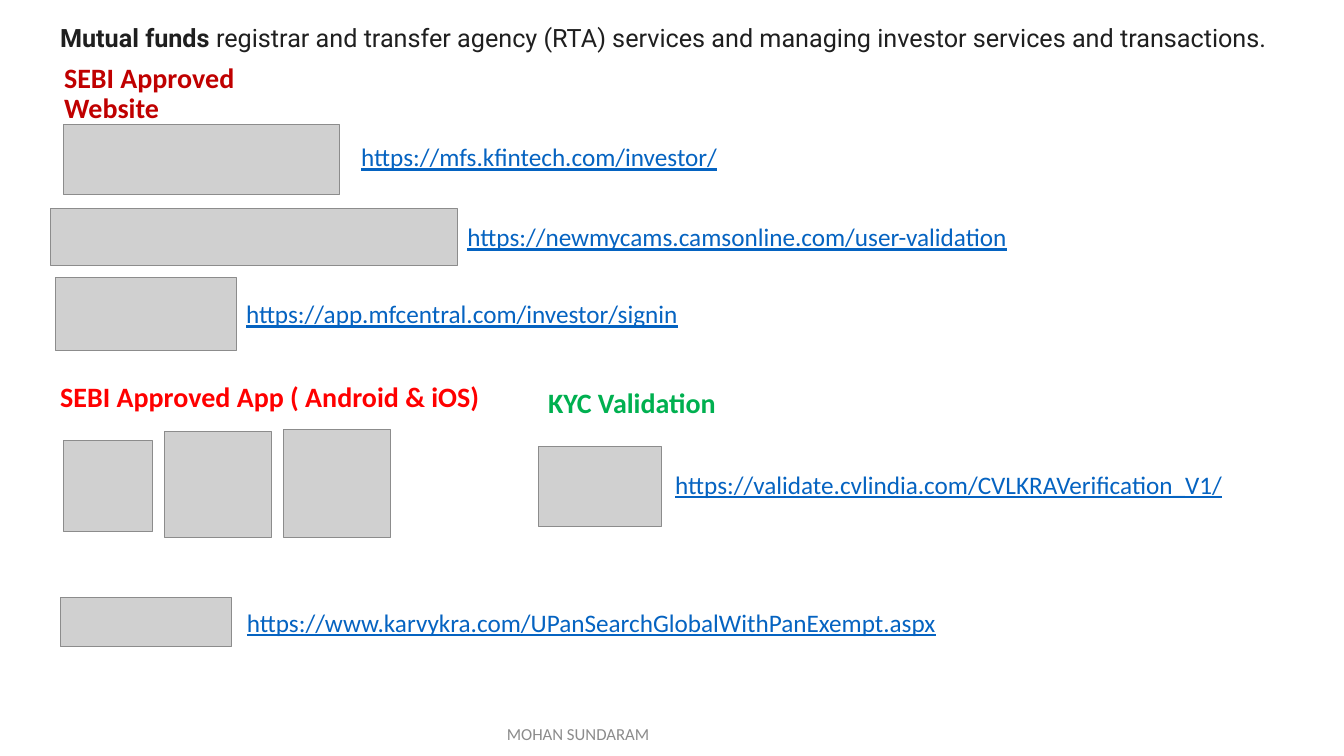
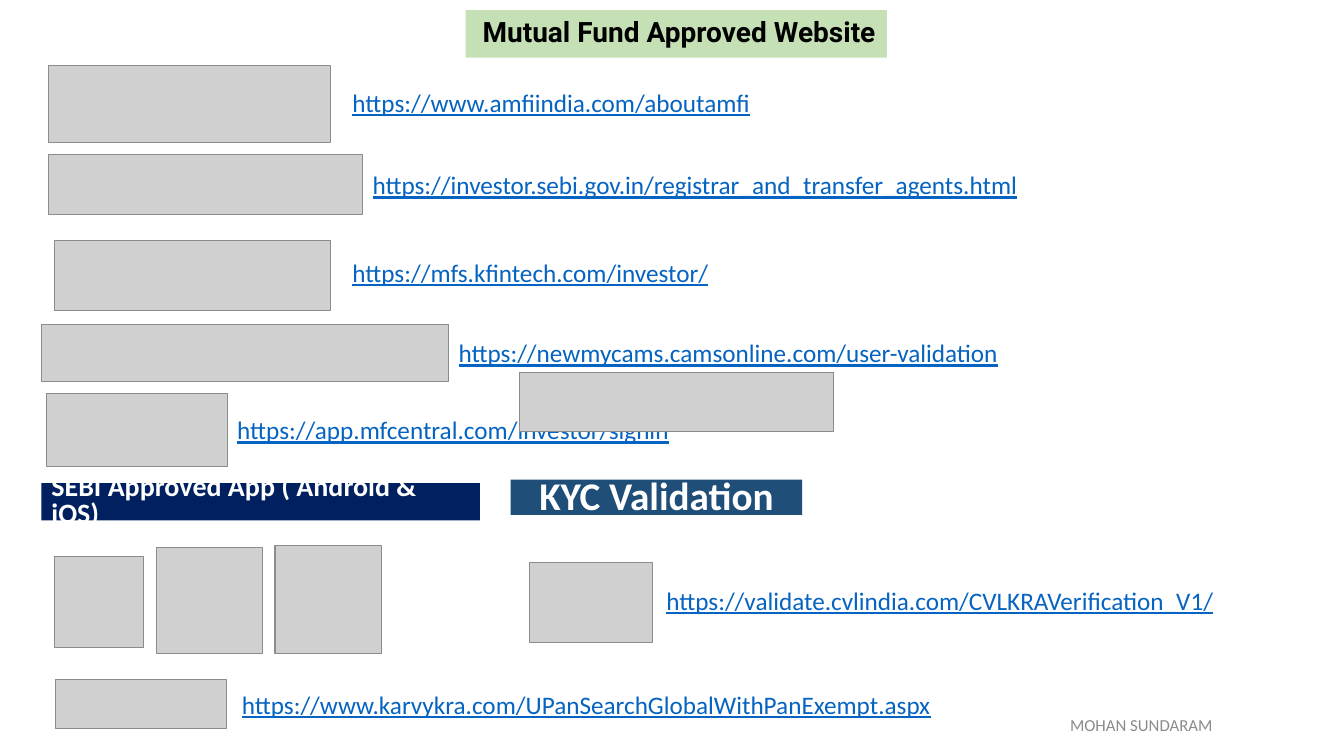
Before and after one commit to mohan4295work/Doc, a slide deck: slide 14 of Mutual Fund.pptx (slide 13 before the commit). Drawn at 1344x756 pixels with LibreOffice and Linux fonts; fonts in the diff are those of the drawing; grey boxes stand for pictures. Boxes give left, top, right and bottom in pixels: in the first picture for what was removed or moved away, otherwise in the second. Text is boxed around its words. In the diff, an @@ line names an element or a change of style, - is before the commit and + after.

Commit message:
Mutual Fund PPT
Mutual Fund

```diff
--- a/Mutual Fund.pptx
+++ b/Mutual Fund.pptx
@@ text removed at [60,27,1266,53] @@
-Mutual funds registrar and transfer agency (RTA) services and managing investor services and transactions.
@@ title "Mutual Fund Approved Website": place and size @@
-title "Mutual Fund Approved Website" at [64,68,234,125]
+title "Mutual Fund Approved Website" at [466,10,887,57]
@@ title "Mutual Fund Approved Website" at [466,10,887,57]: fill none to #C5E0B4 @@
@@ title at [483,21,876,48]: text changed; font Calibri to Roboto; text colour #C00000 to #000000 @@
-SEBI Approved Website
+Mutual Fund Approved Website
@@ picture added at [48,66,331,142] @@
@@ text added at [352,94,749,116], 18 pt, text #0563C1, underline @@
+https://www.amfiindia.com/aboutamfi
@@ picture added at [48,155,362,215] @@
@@ text added at [373,176,1017,199], 18 pt, text #0563C1, underline @@
+https://investor.sebi.gov.in/registrar_and_transfer_agents.html
@@ 7 pictures, 4 texts: place and size @@
-7 pictures, 4 texts at [50,125,1222,538]
+7 pictures, 4 texts at [41,241,1213,654]
@@ picture added at [519,372,833,432] @@
@@ rectangle "KYC Validation": place and size @@
-rectangle "KYC Validation" at [548,393,716,414]
+rectangle "KYC Validation" at [511,480,803,515]
@@ rectangle "KYC Validation" at [511,480,803,515]: size 20 to 28 pt, text colour #00B050 to #FFFFFF; alignment left to centre; fill none to #1F4E79 @@
@@ rectangle "SEBI Approved App ( Android ...": place and size @@
-rectangle "SEBI Approved App ( Android ..." at [60,386,479,412]
+rectangle "SEBI Approved App ( Android ..." at [41,483,480,520]
@@ rectangle "SEBI Approved App ( Android ..." at [41,483,480,520]: text colour #FF0000 to #FFFFFF; line spacing 0.9 to 0.8; fill none to #002060 @@
@@ picture: place and size @@
-picture at [60,598,232,647]
+picture at [55,680,227,729]
@@ text "https://www.karvykra.com/UPanSearchGlobalWithPanExempt.aspx": place and size @@
-text "https://www.karvykra.com/UPanSearchGlobalWithPanExempt.aspx" at [247,614,935,636]
+text "https://www.karvykra.com/UPanSearchGlobalWithPanExempt.aspx" at [242,696,930,718]
@@ text "MOHAN SUNDARAM": place and size @@
-text "MOHAN SUNDARAM" at [507,729,649,740]
+text "MOHAN SUNDARAM" at [1070,720,1212,731]
```
Also in this commit, not shown: 7 other slides changed, 1 slide added.
